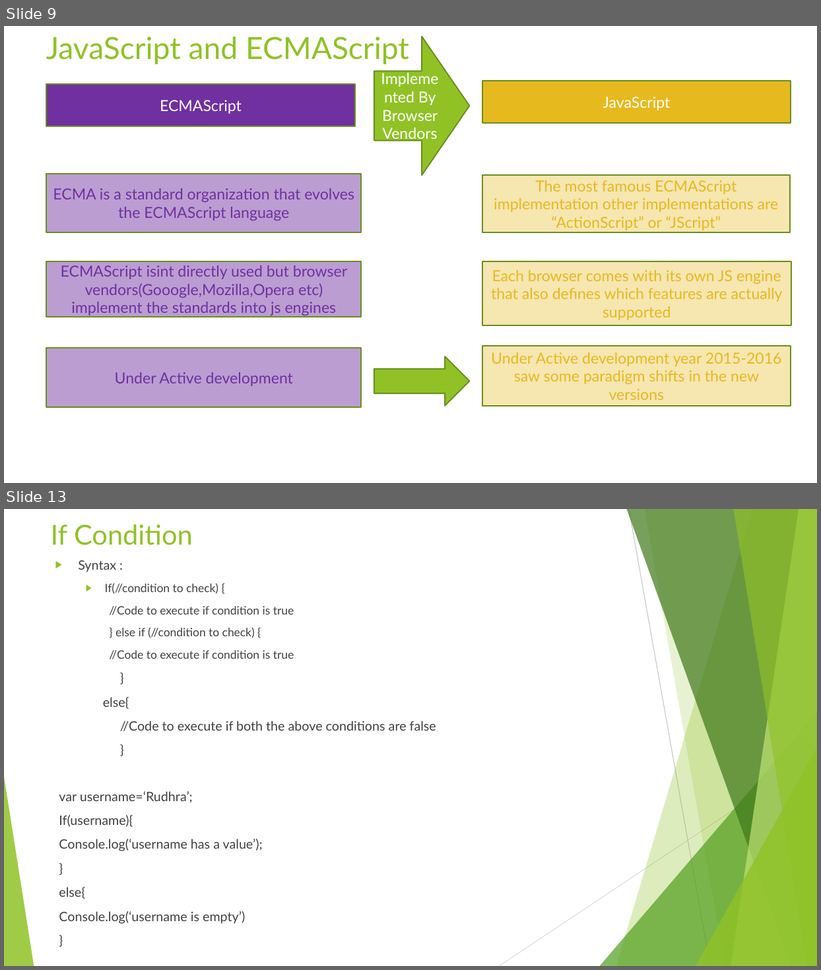
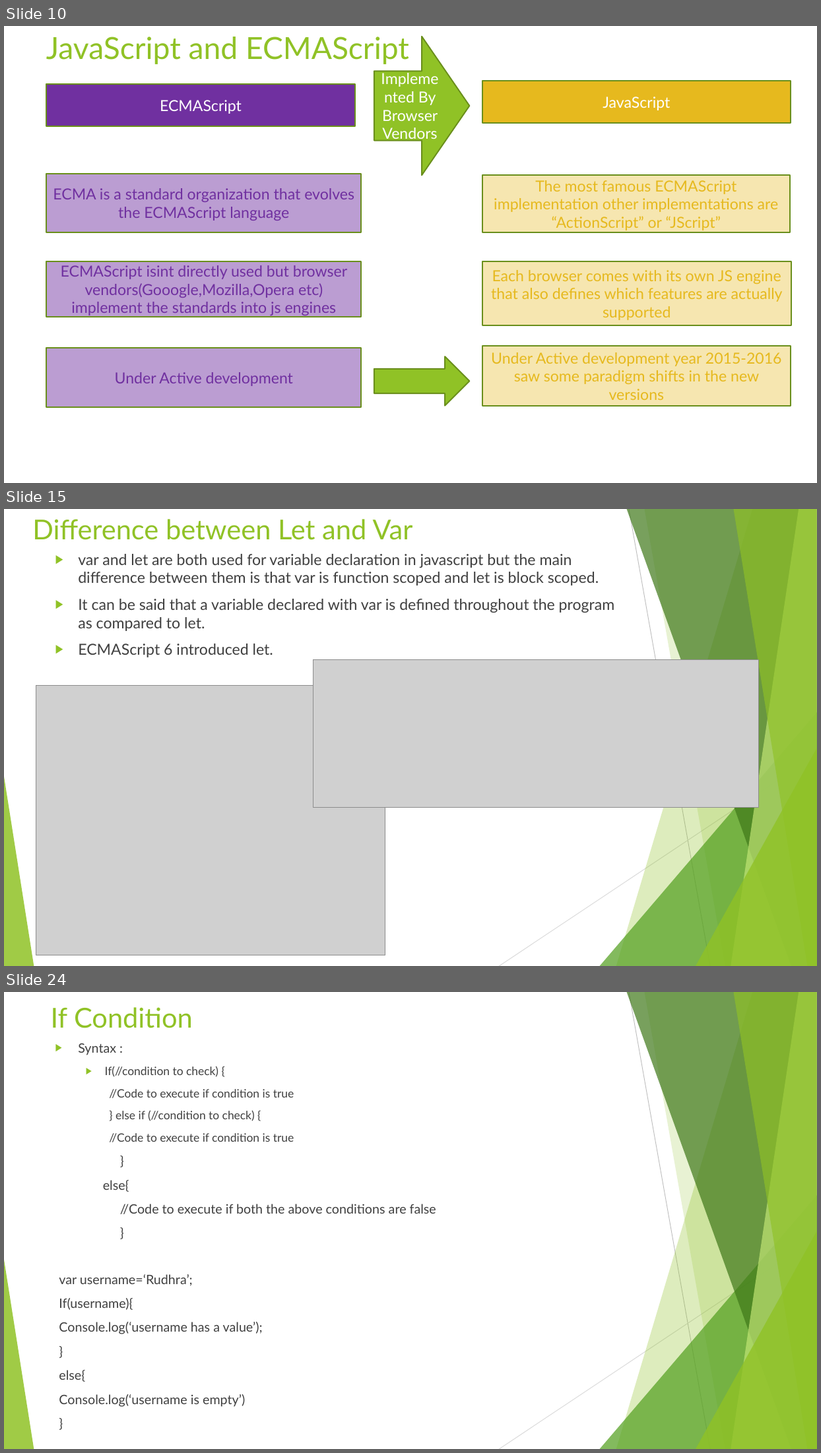
Before and after one commit to rudhrainfogain/JavaScript, a slide deck: PPT/JavaScriptTraining.pptx. Shown one above the other, each under a label of ours: slides 9 and 13 before the commit, slides 10, 15 and 24 after it; the slides between them are not shown. The pictures are 821x970 and 821x1453 pixels, drawn with LibreOffice and Linux fonts; fonts in the diff are those of the drawing; grey boxes stand for pictures. Boxes give left, top, right and bottom in pixels: in the first picture for what was removed or moved away, otherwise in the second. Text is boxed around its words. In the diff, an @@ line names an element or a change of style, - is before the commit and + after.

```diff
--- a/PPT/JavaScriptTraining.pptx
+++ b/PPT/JavaScriptTraining.pptx
@@ slide 15 added at (4, 509, 817, 966), background #FFFFFF; not listed: 10 template elements that a slide beside it also shows @@
@@ title added at (32, 519, 413, 540), 32.4 pt, text #90C226 @@
+Difference between Let and Var
@@ text added at (78, 554, 615, 657), 18 pt, text #404040 @@
+▶ var and let are both used for variable declaration in javascript but the main difference between them is that var is function scoped and let is block scoped.
+▶ It can be said that a variable declared with var is defined throughout the program as compared to let.
+▶ ECMAScript 6 introduced let.
@@ picture added at (314, 659, 758, 808) @@
@@ picture added at (36, 686, 385, 956) @@
@@ what was slide 9 is now slide 10 @@
@@ what was slide 13 is now slide 24 @@
```
Also in this commit, not shown: 4 slides changed, 9 other slides added, 11 other files.
